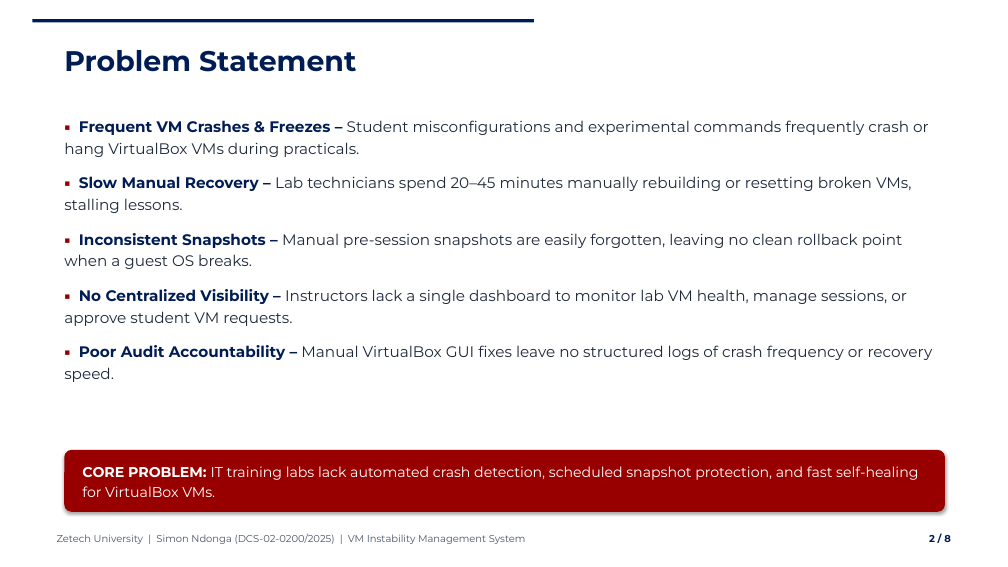
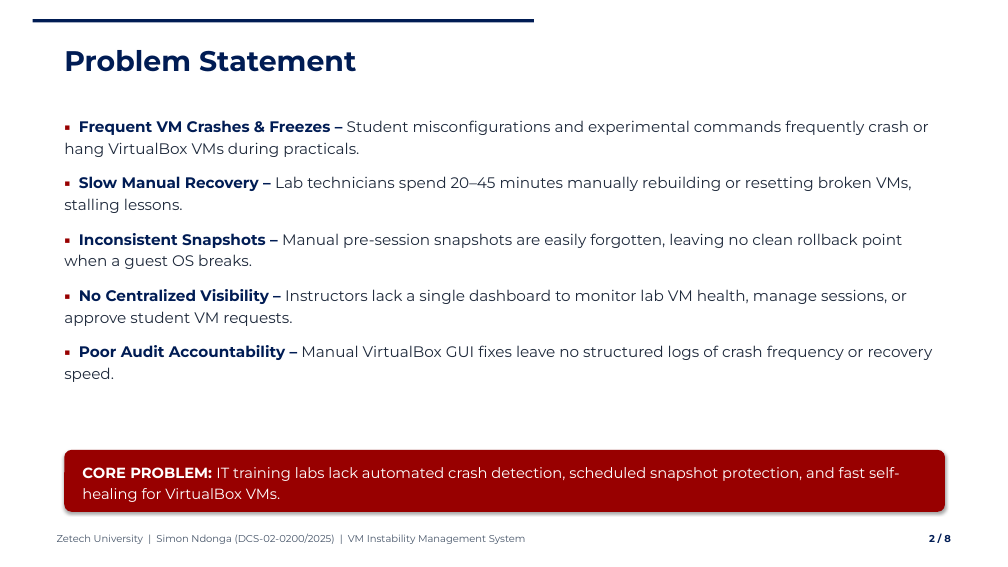
Before and after one commit to nomadspecter/vmrecovery, a slide deck: slide 2 of Milestones/Project_Presentation_8Slides_SimonNdonga.pptx. Drawn at 1008x567 pixels with LibreOffice and Linux fonts; fonts in the diff are those of the drawing; background and template pictures are left out. Boxes give left, top, right and bottom in pixels: in the first picture for what was removed or moved away, otherwise in the second. Text is boxed around its words. In the diff, an @@ line names an element or a change of style, - is before the commit and + after.

```diff
--- a/Milestones/Project_Presentation_8Slides_SimonNdonga.pptx
+++ b/Milestones/Project_Presentation_8Slides_SimonNdonga.pptx
@@ text "CORE PROBLEM: IT training labs ..." at [82, 467, 899, 502]: size 13.5 to 14 pt @@
```
Also in this commit, not shown: 4 other slides changed, 3 other files.
